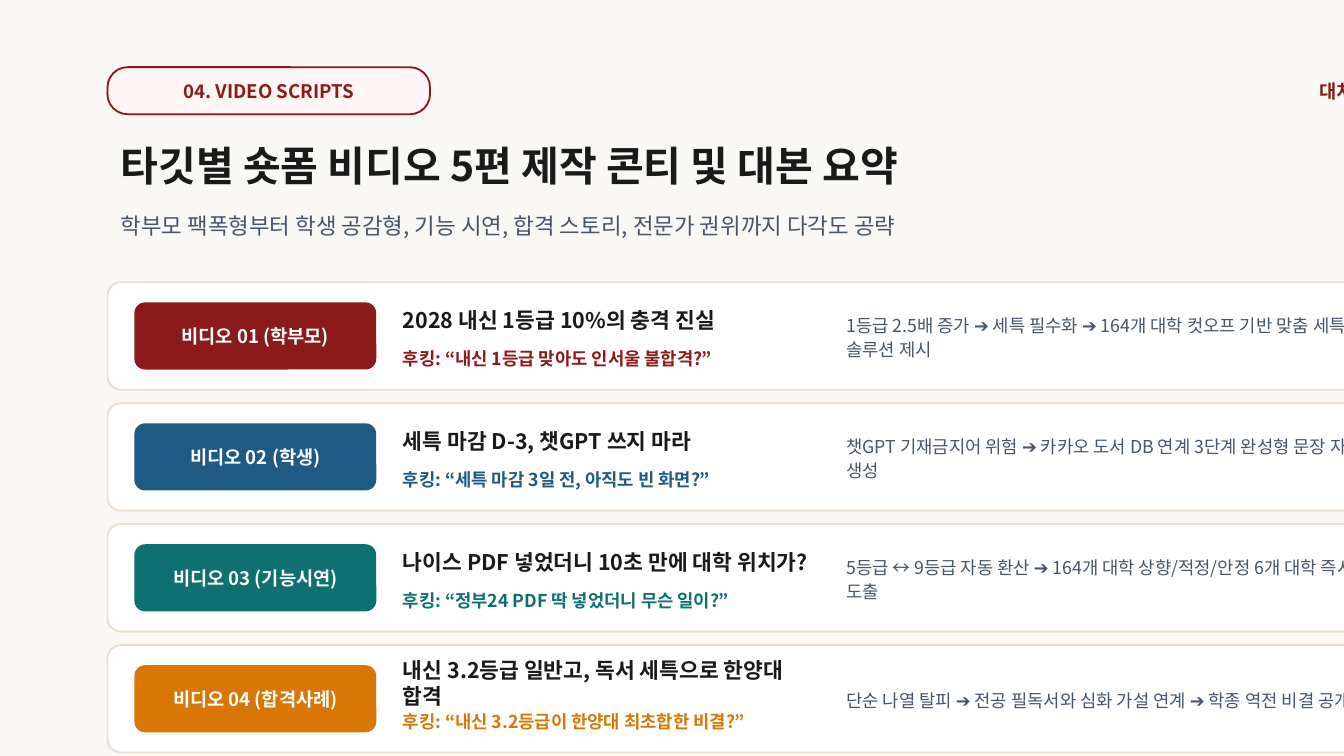
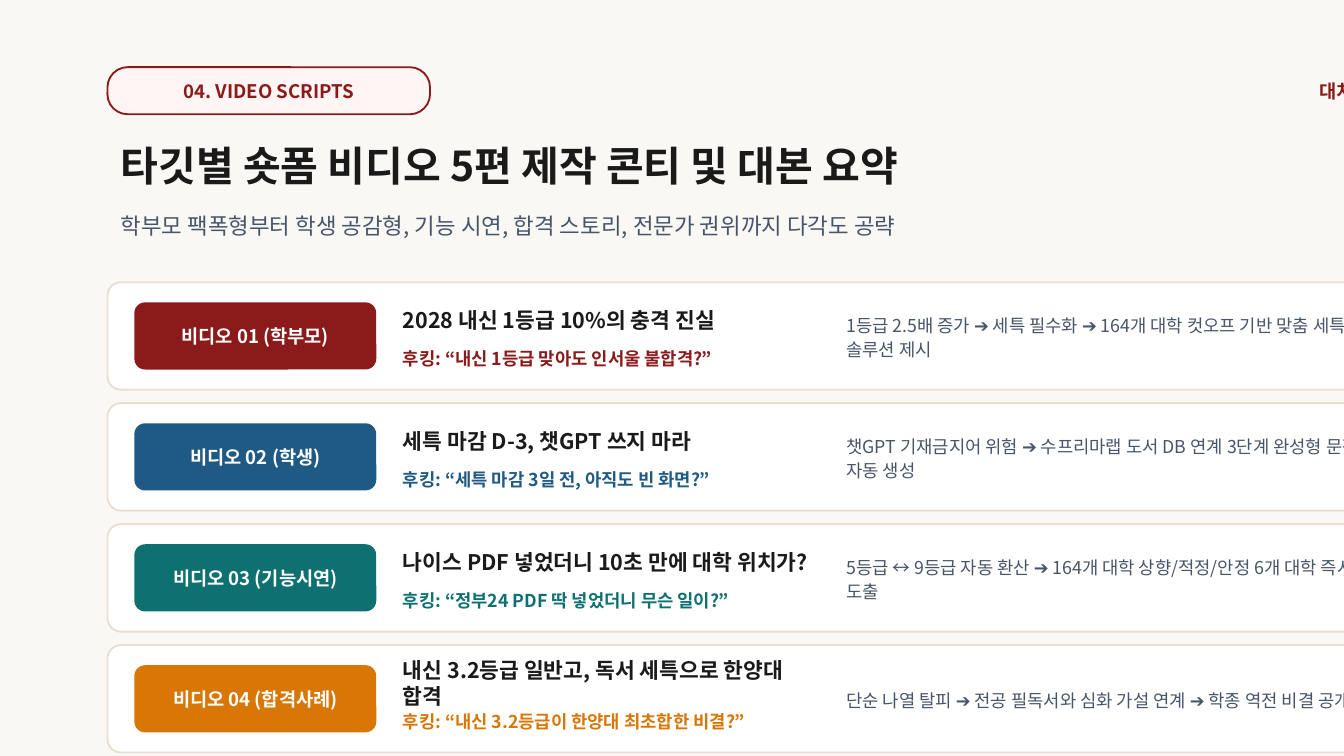
Before and after one commit to ipsicreator/suprema-lab, a slide deck: slide 5 of docs/대치수프리마_나의입시멘토_B2C_개인사용자_마케팅_및_비디오홍보_계획서.pptx. Drawn at 1344x756 pixels with LibreOffice and Linux fonts; fonts in the diff are those of the drawing. Boxes give left, top, right and bottom in pixels: in the first picture for what was removed or moved away, otherwise in the second. Text is boxed around its words. In the diff, an @@ line names an element or a change of style, - is before the commit and + after.

```diff
--- a/docs/대치수프리마_나의입시멘토_B2C_개인사용자_마케팅_및_비디오홍보_계획서.pptx
+++ b/docs/대치수프리마_나의입시멘토_B2C_개인사용자_마케팅_및_비디오홍보_계획서.pptx
@@ text at box(846, 438, 1344, 479): text changed @@
-챗GPT 기재금지어 위험 ➔ 카카오 도서 DB 연계 3단계 완성형 문장 자동 생성
+챗GPT 기재금지어 위험 ➔ 수프리마랩 도서 DB 연계 3단계 완성형 문장 자동 생성
```
Also in this commit, not shown: 4 other slides changed, 29 other files.
